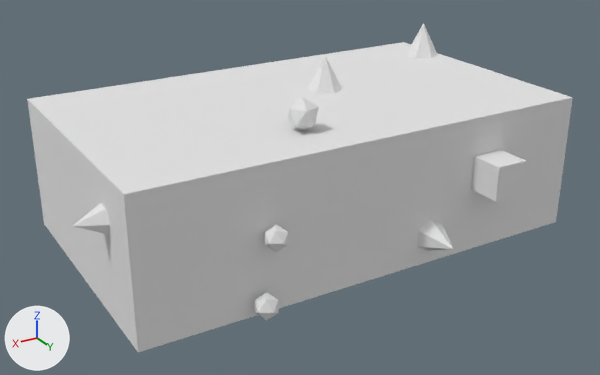
The glTF model public/Objects/object01_medium.glb, before and after one commit.
Both versions are drawn from a 50 mm camera at (2.98, 4.96, 2.28) aimed at (0.07, 0.11, -0.15). Lighting does not change. The marker at lower left points along +X, +Y and +Z. The older version comes first. Vertices at exactly the same position are counted once.

The first picture shows 'object01_medium'.
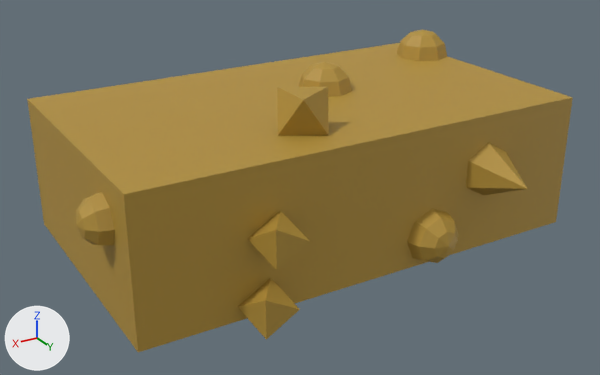
What changed in the scene script:
```text
Change mat_mat_object01_medium:
    mat_mat_object01_medium.base_color: (0.78, 0.78, 0.78) -> (0.45, 0.28, 0.04)  # white #e5e5e5 -> yellow #b39038
Change me_cube_004:
    used by ob_object01_medium; location = (0.0, 0.0, 0.0)
    remove me_cube_004.from_pydata(...)  # 115 vertices, 178 faces; spans x -1.7..1.89, y -1.18..1.25, z -0.74..0.78
    add me_cube_004.from_pydata(...)  # 178 vertices, 304 faces; spans x -1.76..1.87, y -1.32..1.4, z -0.78..0.77
    me_cube_004 part 1: the loose piece of 7 vertices spanning x -1.66..-1.42, y -0.68..-0.41, z 0.5..0.78 is turned 90 degrees about the x axis through its middle and scaled by 1.15, then moved by (-0.07, -0.62, -0.86)
    me_cube_004 part 2: a new loose piece, a 6-sided cone pointing to +y spanning x -1.08..-0.74, y 1.0..1.4, z -0.1..0.3, in mat_mat_object01_medium (yellow #b39038)
    me_cube_004 part 3: the loose piece of 7 vertices spanning x -0.38..-0.16, y -0.23..0.03, z 0.5..0.76 is turned 90 degrees about the x axis through its middle and scaled by 1.26, then moved by (-1.18, -1.06, -0.49)
    me_cube_004 part 4: the loose piece of 12 vertices spanning x 0.25..0.45, y 0.52..0.71, z 0.5..0.72 is rebuilt with 6 vertices and now spans x 0.17..0.54, y 0.45..0.78, z 0.5..0.77
    me_cube_004 part 5: the loose piece of 7 vertices spanning x -0.55..-0.34, y 1.0..1.24, z -0.41..-0.17 is rebuilt with 25 vertices and now spans x -0.64..-0.24, y 1.0..1.2, z -0.49..-0.09
    me_cube_004 part 6: a new loose piece of 25 vertices spanning x -0.48..-0.07, y -0.31..0.11, z 0.5..0.71, in mat_mat_object01_medium (yellow #b39038)
    me_cube_004 part 7: a new loose piece of 25 vertices spanning x 1.7..1.87, y 0.44..0.78, z 0.03..0.37, in mat_mat_object01_medium (yellow #b39038)
    me_cube_004 part 8: a new loose piece of 25 vertices spanning x -1.76..-1.33, y -0.76..-0.33, z 0.5..0.72, in mat_mat_object01_medium (yellow #b39038)
    me_cube_004 part 9: the loose piece of 12 vertices spanning x 0.75..0.89, y 1.0..1.16, z -0.02..0.12 is deleted
    me_cube_004 part 10: the loose piece of 12 vertices spanning x 0.82..0.97, y 1.0..1.17, z -0.47..-0.32 is deleted
    me_cube_004 part 11: the loose piece of 8 vertices spanning x -1.03..-0.79, y 1.0..1.25, z -0.02..0.22 is deleted
    me_cube_004 part 12: 12 vertices added at x 0.67..1.05, y 1.0..1.22, z -0.53..0.18
    me_cube_004 part 13: 7 vertices removed from x 1.7..1.89, y 0.51..0.71, z 0.11..0.28
    other edits to the shape of me_cube_004 do not show in these pictures
```

What differs and where, as boxes (x1, y1, x2, y2) in the pictures (600 x 375 px; the box of a moved part takes in the faces that stretch with it):
'object01_medium', recoloured, reshaped (darker)
    before: (27, 23, 573, 352)
    after: (27, 30, 573, 352)
part 1 of me_cube_004, moved or reshaped (not visible afterwards)
    before: (406, 23, 438, 58)
part 2 of me_cube_004, added
    after: (466, 143, 527, 196)
part 3 of me_cube_004, moved or reshaped (not visible afterwards)
    before: (308, 55, 342, 94)
part 4 of me_cube_004, rebuilt (61% wider, 47% taller)
    before: (287, 97, 319, 130)
    after: (277, 87, 329, 136)
part 5 of me_cube_004, rebuilt (43% wider, 67% taller)
    before: (417, 219, 453, 251)
    after: (407, 209, 459, 263)
part 6 of me_cube_004, added
    after: (298, 62, 352, 97)
part 7 of me_cube_004, added
    after: (76, 192, 115, 245)
part 8 of me_cube_004, added
    after: (396, 30, 447, 61)
part 9 of me_cube_004, deleted
    before: (265, 225, 288, 252)
part 10 of me_cube_004, deleted
    before: (255, 292, 279, 321)
part 11 of me_cube_004, deleted
    before: (471, 150, 526, 201)
part 12 of me_cube_004, added
    after: (238, 211, 310, 340)
part 13 of me_cube_004, deleted
    before: (73, 203, 110, 235)
